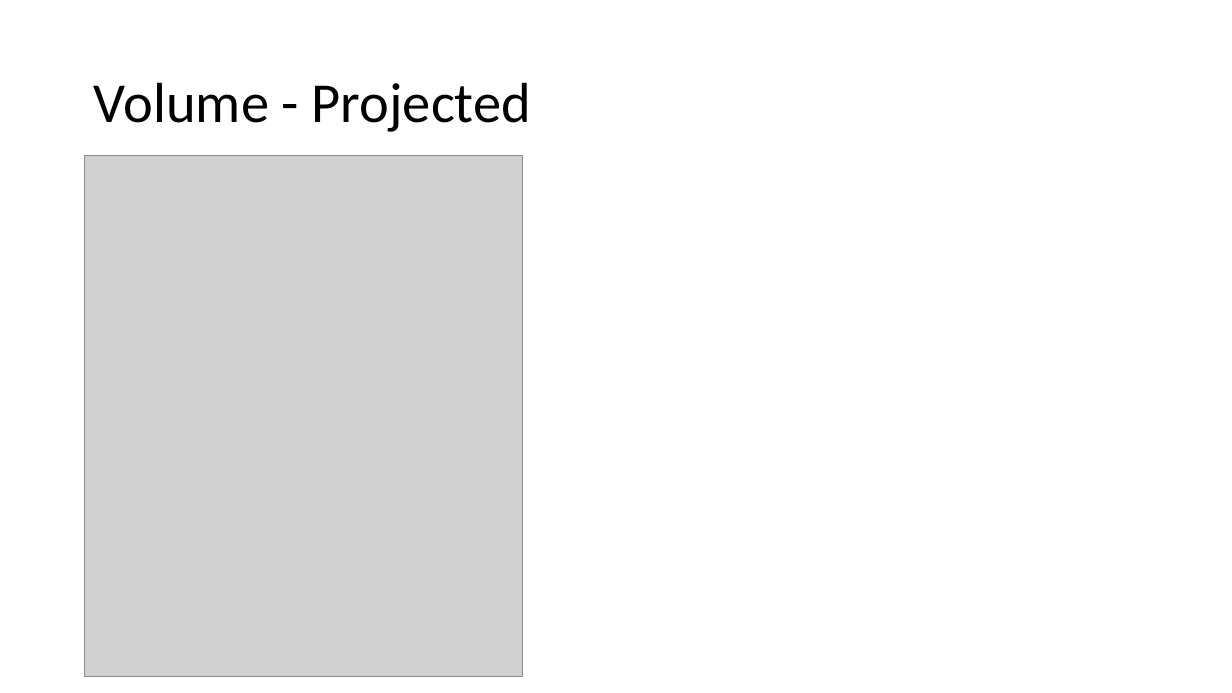
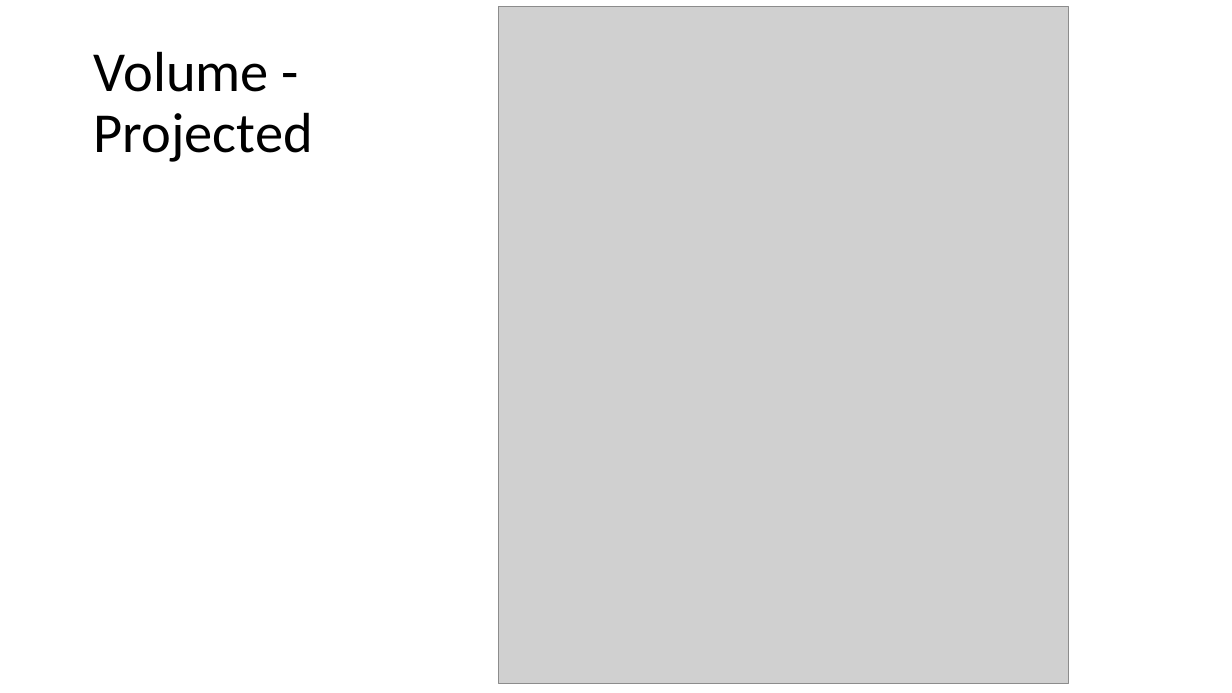
Before and after one commit to navivi/k8s-training, a slide deck: slide 40 of day-2/Using Kubernetes Day 2.pptx (slide 38 before the commit). Drawn at 1232x693 pixels with LibreOffice and Linux fonts; fonts in the diff are those of the drawing; grey boxes stand for pictures. Boxes give left, top, right and bottom in pixels: in the first picture for what was removed or moved away, otherwise in the second. Text is boxed around its words. In the diff, an @@ line names an element or a change of style, - is before the commit and + after.

```diff
--- a/day-2/Using Kubernetes Day 2.pptx
+++ b/day-2/Using Kubernetes Day 2.pptx
@@ picture: place and size @@
-picture at <box>85,156,522,677</box>
+picture at <box>499,6,1068,684</box>
@@ text at <box>94,51,313,162</box>: text changed @@
-Volume - Projected
+Volume -
+Projected
```
Also in this commit, not shown: 33 other slides changed, 7 slides added, 1 slide removed.
